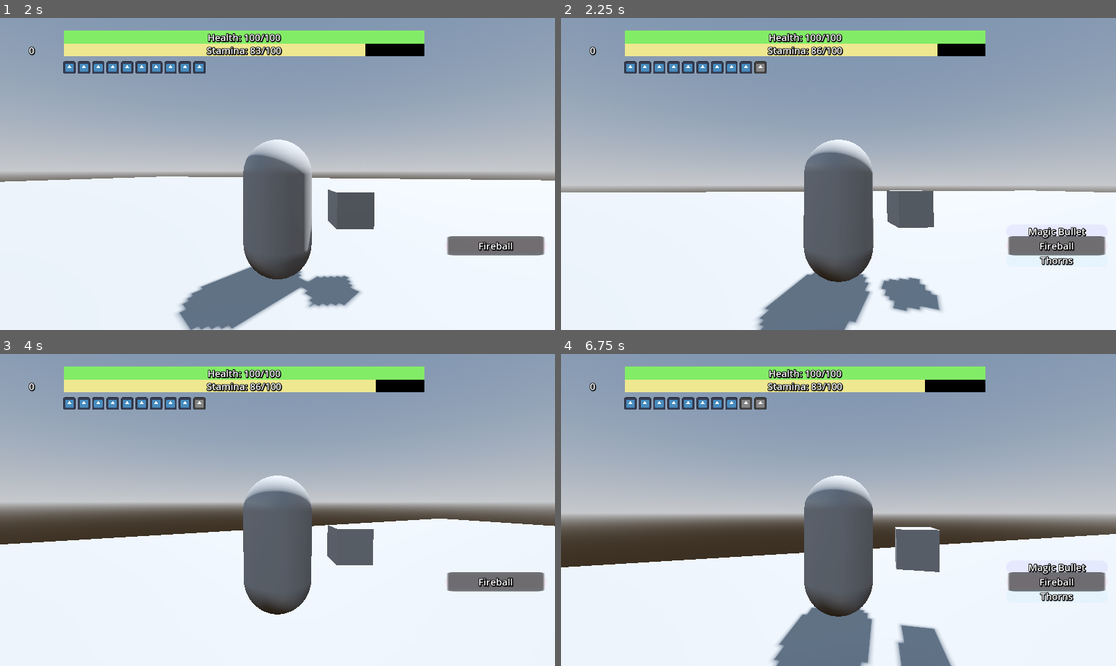
Above: before the commit, frames 1-4 (two rows, left to right).
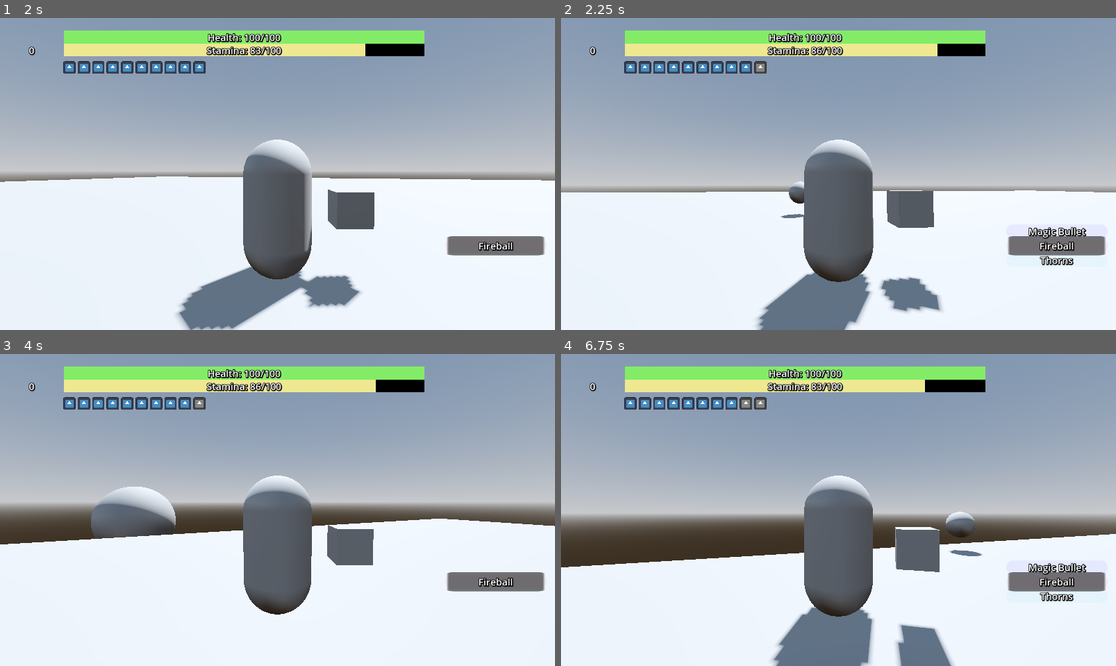
Above: after the commit, the same moments.

Repository: jalvarez2016/Crow-Shrine
Game: Godot game, scene res://World.tscn
Same seed, same stepped clock (60 frames per second), same inputs: the game is played once before the commit and once after it. The project has no main scene, so this scene is started directly. The engine's default icon, where the game draws it, is replaced by a stand-in: a white triangle on a blue panel in a dark square.
Inputs (mouse positions are in pixels of both pictures, inside the frame that each line leads up to):
- Up to frame 1 (2 s): tap Enter at 0.5 s; move the mouse to (305, 174) at 0.52 s; hold Tab (select) 0.53-1.28 s; hold W (forward) from 0.53 s (still down); tap Space (jump) at 0.77, 1.52 s; move the mouse to (249, 174) at 1.27 s; tap Ctrl (dodge) at 1.35 s; tap Tab (select) at 1.55 s
- Up to frame 2 (2.25 s): keep holding W (forward); move the mouse to (849, 167) at 2.02 s; hold Tab (select) from 2.03 s (still down); tap V (magic) at 2.1 s
- Up to frame 3 (4 s): keep holding W (forward); move the mouse to (271, 516) at 2.77 s; release Tab (select) at 2.78 s; tap Tab (select) at 2.85, 3.8 s; tap Space (jump) at 3.02, 3.77 s; move the mouse to (316, 513) at 3.52 s; hold Shift (sprint) from 3.53 s (still down)
- Up to frame 4 (6.75 s): move the mouse to (794, 506) at 4.27 s; release Shift (sprint) at 4.28 s; click (794, 506) at 4.35 s; tap Space (jump) at 4.52, 6.02 s; tap Tab (select) at 4.55, 6.05 s; move the mouse to (844, 510) at 5.02 s; hold Tab (select) 5.03-5.78 s; move the mouse to (816, 503) at 5.77 s; release W (forward) at 5.78 s; hold D (right) 5.78-6.53 s; tap Ctrl (dodge) at 5.85 s; move the mouse to (866, 510) at 6.52 s; hold W (forward) from 6.53 s (still down); hold Tab (select) from 6.53 s (still down); tap V (magic) at 6.6 s

Frame 1 is identical in both runs. In frame 2, 0.2% of the frame differs, in the area x 39-44%, y 52-65%; in frame 3, 1.7%, in the area x 16-32%, y 42-60%; in frame 4, 0.3%.
Error before the commit: Invalid call. Nonexistent function 'cast' in base 'Node2D'. (res://Player/Managers/SpellManager.gd:26)

Commit message:
add fireball spell

Diff:
--- a/Enemies/BaseEnemy.tscn
+++ b/Enemies/BaseEnemy.tscn
@@ -1,6 +1,7 @@
-[gd_scene load_steps=11 format=3 uid="uid://ch763sv7kbf5"]
+[gd_scene load_steps=12 format=3 uid="uid://ch763sv7kbf5"]
 
 [ext_resource type="Script" path="res://Enemies/BaseEnemy.gd" id="1_ycuag"]
+[ext_resource type="Script" path="res://Enemies/EnemyHitbox.gd" id="2_8ff0u"]
 
 [sub_resource type="CapsuleShape3D" id="CapsuleShape3D_rcf2r"]
 
@@ -106,7 +107,9 @@
 [node name="CollisionShape3D" type="CollisionShape3D" parent="StrikingArea"]
 shape = SubResource("SphereShape3D_hru8d")
 
-[node name="Hitbox" type="Area3D" parent="."]
+[node name="Hitbox" type="Area3D" parent="." node_paths=PackedStringArray("enemy") groups=["Enemy"]]
+script = ExtResource("2_8ff0u")
+enemy = NodePath("..")
 
 [node name="CollisionShape3D" type="CollisionShape3D" parent="Hitbox"]
 shape = SubResource("CapsuleShape3D_ey0fj")
--- /dev/null
+++ b/Enemies/EnemyHitbox.gd
@@ -0,0 +1,6 @@
+extends Area3D
+
+@export var enemy : CharacterBody3D
+
+func attacked(damage: float):
+	enemy.attacked(damage)
--- a/Player/Player.tscn
+++ b/Player/Player.tscn
@@ -196,7 +196,7 @@
 }
 
 [node name="SpellSpawnPosition" type="Marker3D" parent="MeshInstance3D"]
-transform = Transform3D(1, 0, 0, 0, 1, 0, 0, 0, 1, 0, 0, 1.04587)
+transform = Transform3D(1, 0, 0, 0, 1, 0, 0, 0, 1, 0, 0, 2.04587)
 
 [node name="Head" type="Node3D" parent="."]
 transform = Transform3D(1, 0, 0, 0, 1, 0, 0, 0, 1, 0, 0.5, 0)
--- a/Player/UI/Magic Selector/MagicSelectorUI.tscn
+++ b/Player/UI/Magic Selector/MagicSelectorUI.tscn
@@ -1,13 +1,14 @@
-[gd_scene load_steps=26 format=3 uid="uid://btdff8w6xtbnm"]
+[gd_scene load_steps=27 format=3 uid="uid://btdff8w6xtbnm"]
 
 [ext_resource type="Script" path="res://Player/UI/Magic Selector/MagicSelectorUI.gd" id="1_2yv1n"]
 [ext_resource type="Script" path="res://Player/Managers/SpellManager.gd" id="2_1y5jd"]
-[ext_resource type="PackedScene" uid="uid://b4riit7ksn7b1" path="res://Player/UI/Magic Selector/spell.tscn" id="2_hoc6i"]
 [ext_resource type="Script" path="res://Player/UI/Magic Selector/SpellTypes/Heal.gd" id="3_a5110"]
-[ext_resource type="PackedScene" uid="uid://xdol3wbn1mjt" path="res://Player/UI/Magic Selector/spell_bullet.tscn" id="3_ao2nq"]
-[ext_resource type="Script" path="res://Player/UI/Magic Selector/Spell_Bullets.gd" id="3_dsefn"]
+[ext_resource type="Script" path="res://Player/UI/Magic Selector/SpellBullets/Spell_Bullets.gd" id="3_texis"]
+[ext_resource type="PackedScene" uid="uid://xdol3wbn1mjt" path="res://Player/UI/Magic Selector/SpellBullets/spell_bullet.tscn" id="4_7xxsw"]
 [ext_resource type="Shader" path="res://Shaders/2dShaders/Greyout.gdshader" id="5_bjuky"]
+[ext_resource type="PackedScene" uid="uid://b4riit7ksn7b1" path="res://Player/UI/Magic Selector/Spell/spell.tscn" id="7_6kx6i"]
 [ext_resource type="Script" path="res://Player/UI/Magic Selector/SpellTypes/3D_Spell_Effects/Magic_Missle/Magic_Missle_Spawner.gd" id="8_rd0yl"]
+[ext_resource type="Script" path="res://Player/UI/Magic Selector/SpellTypes/3D_Spell_Effects/Fireball/FireBall_spawner.gd" id="9_vm0ms"]
 
 [sub_resource type="ShaderMaterial" id="ShaderMaterial_g72f8"]
 shader = ExtResource("5_bjuky")
@@ -107,29 +108,29 @@
 
 [node name="Spell_Bullets" type="Node2D" parent="SpellContainer"]
 position = Vector2(-55, 0)
-script = ExtResource("3_dsefn")
-
-[node name="Spell_Bullet" parent="SpellContainer/Spell_Bullets" instance=ExtResource("3_ao2nq")]
+script = ExtResource("3_texis")
+
+[node name="Spell_Bullet" parent="SpellContainer/Spell_Bullets" instance=ExtResource("4_7xxsw")]
 position = Vector2(-700, -370)
 
 [node name="Icon" parent="SpellContainer/Spell_Bullets/Spell_Bullet" index="0"]
 material = SubResource("ShaderMaterial_g72f8")
 
-[node name="Spell_Bullet2" parent="SpellContainer/Spell_Bullets" node_paths=PackedStringArray("bullet_icon") instance=ExtResource("3_ao2nq")]
+[node name="Spell_Bullet2" parent="SpellContainer/Spell_Bullets" node_paths=PackedStringArray("bullet_icon") instance=ExtResource("4_7xxsw")]
 position = Vector2(-670, -370)
 bullet_icon = NodePath("../Spell_Bullet/Icon")
 
 [node name="Icon" parent="SpellContainer/Spell_Bullets/Spell_Bullet2" index="0"]
 material = SubResource("ShaderMaterial_ho1s1")
 
-[node name="Spell_Bullet3" parent="SpellContainer/Spell_Bullets" node_paths=PackedStringArray("bullet_icon") instance=ExtResource("3_ao2nq")]
+[node name="Spell_Bullet3" parent="SpellContainer/Spell_Bullets" node_paths=PackedStringArray("bullet_icon") instance=ExtResource("4_7xxsw")]
 position = Vector2(-640, -370)
 bullet_icon = NodePath("../Spell_Bullet/Icon")
 
 [node name="Icon" parent="SpellContainer/Spell_Bullets/Spell_Bullet3" index="0"]
 material = SubResource("ShaderMaterial_chhj6")
 
-[node name="Spell_Bullet4" parent="SpellContainer/Spell_Bullets" node_paths=PackedStringArray("bullet_icon") instance=ExtResource("3_ao2nq")]
+[node name="Spell_Bullet4" parent="SpellContainer/Spell_Bullets" node_paths=PackedStringArray("bullet_icon") instance=ExtResource("4_7xxsw")]
 material = SubResource("ShaderMaterial_av582")
 position = Vector2(-610, -370)
 bullet_icon = NodePath("../Spell_Bullet/Icon")
@@ -137,7 +138,7 @@
 [node name="Icon" parent="SpellContainer/Spell_Bullets/Spell_Bullet4" index="0"]
 material = SubResource("ShaderMaterial_rcru2")
 
-[node name="Spell_Bullet5" parent="SpellContainer/Spell_Bullets" node_paths=PackedStringArray("bullet_icon") instance=ExtResource("3_ao2nq")]
+[node name="Spell_Bullet5" parent="SpellContainer/Spell_Bullets" node_paths=PackedStringArray("bullet_icon") instance=ExtResource("4_7xxsw")]
 material = SubResource("ShaderMaterial_52nnm")
 position = Vector2(-580, -370)
 bullet_icon = NodePath("../Spell_Bullet/Icon")
@@ -145,12 +146,12 @@
 [node name="Icon" parent="SpellContainer/Spell_Bullets/Spell_Bullet5" index="0"]
 material = SubResource("ShaderMaterial_xemhs")
 
-[node name="Spell_Bullet6" parent="SpellContainer/Spell_Bullets" node_paths=PackedStringArray("bullet_icon") instance=ExtResource("3_ao2nq")]
+[node name="Spell_Bullet6" parent="SpellContainer/Spell_Bullets" node_paths=PackedStringArray("bullet_icon") instance=ExtResource("4_7xxsw")]
 material = SubResource("ShaderMaterial_220yr")
 position = Vector2(-550, -370)
 bullet_icon = NodePath("../Spell_Bullet/Icon")
 
-[node name="Spell_Bullet7" parent="SpellContainer/Spell_Bullets" node_paths=PackedStringArray("bullet_icon") instance=ExtResource("3_ao2nq")]
+[node name="Spell_Bullet7" parent="SpellContainer/Spell_Bullets" node_paths=PackedStringArray("bullet_icon") instance=ExtResource("4_7xxsw")]
 material = SubResource("ShaderMaterial_220yr")
 position = Vector2(-520, -370)
 bullet_icon = NodePath("../Spell_Bullet/Icon")
@@ -158,7 +159,7 @@
 [node name="Icon" parent="SpellContainer/Spell_Bullets/Spell_Bullet7" index="0"]
 material = SubResource("ShaderMaterial_8vwu4")
 
-[node name="Spell_Bullet8" parent="SpellContainer/Spell_Bullets" node_paths=PackedStringArray("bullet_icon") instance=ExtResource("3_ao2nq")]
+[node name="Spell_Bullet8" parent="SpellContainer/Spell_Bullets" node_paths=PackedStringArray("bullet_icon") instance=ExtResource("4_7xxsw")]
 material = SubResource("ShaderMaterial_220yr")
 position = Vector2(-490, -370)
 bullet_icon = NodePath("../Spell_Bullet/Icon")
@@ -166,7 +167,7 @@
 [node name="Icon" parent="SpellContainer/Spell_Bullets/Spell_Bullet8" index="0"]
 material = SubResource("ShaderMaterial_xe860")
 
-[node name="Spell_Bullet9" parent="SpellContainer/Spell_Bullets" node_paths=PackedStringArray("bullet_icon") instance=ExtResource("3_ao2nq")]
+[node name="Spell_Bullet9" parent="SpellContainer/Spell_Bullets" node_paths=PackedStringArray("bullet_icon") instance=ExtResource("4_7xxsw")]
 material = SubResource("ShaderMaterial_220yr")
 position = Vector2(-460, -370)
 bullet_icon = NodePath("../Spell_Bullet/Icon")
@@ -174,7 +175,7 @@
 [node name="Icon" parent="SpellContainer/Spell_Bullets/Spell_Bullet9" index="0"]
 material = SubResource("ShaderMaterial_l2b5c")
 
-[node name="Spell_Bullet10" parent="SpellContainer/Spell_Bullets" node_paths=PackedStringArray("bullet_icon") instance=ExtResource("3_ao2nq")]
+[node name="Spell_Bullet10" parent="SpellContainer/Spell_Bullets" node_paths=PackedStringArray("bullet_icon") instance=ExtResource("4_7xxsw")]
 material = SubResource("ShaderMaterial_euyap")
 position = Vector2(-430, -370)
 bullet_icon = NodePath("../Spell_Bullet/Icon")
@@ -214,7 +215,7 @@
 amount = 20
 selector = NodePath("../..")
 
-[node name="Label" parent="SpellContainer/Heal" instance=ExtResource("2_hoc6i")]
+[node name="Label" parent="SpellContainer/Heal" instance=ExtResource("7_6kx6i")]
 anchors_preset = 8
 anchor_left = 0.5
 anchor_top = 0.5
@@ -236,7 +237,7 @@
 script = ExtResource("8_rd0yl")
 selector = NodePath("../..")
 
-[node name="Label" parent="SpellContainer/Magic Missle" instance=ExtResource("2_hoc6i")]
+[node name="Label" parent="SpellContainer/Magic Missle" instance=ExtResource("7_6kx6i")]
 anchors_preset = 8
 anchor_left = 0.5
 anchor_top = 0.5
@@ -254,10 +255,12 @@
 [node name="Panel" parent="SpellContainer/Magic Missle/Label" index="0"]
 theme_override_styles/panel = SubResource("StyleBoxFlat_cr5yf")
 
-[node name="FireBall" type="Node2D" parent="SpellContainer"]
+[node name="FireBall" type="Node2D" parent="SpellContainer" node_paths=PackedStringArray("selector")]
 visible = false
-
-[node name="Label" parent="SpellContainer/FireBall" instance=ExtResource("2_hoc6i")]
+script = ExtResource("9_vm0ms")
+selector = NodePath("../..")
+
+[node name="Label" parent="SpellContainer/FireBall" instance=ExtResource("7_6kx6i")]
 anchors_preset = 8
 anchor_left = 0.5
 anchor_top = 0.5
@@ -278,7 +281,7 @@
 [node name="Thorns" type="Node2D" parent="SpellContainer"]
 visible = false
 
-[node name="Label" parent="SpellContainer/Thorns" instance=ExtResource("2_hoc6i")]
+[node name="Label" parent="SpellContainer/Thorns" instance=ExtResource("7_6kx6i")]
 anchors_preset = 8
 anchor_left = 0.5
 anchor_top = 0.5
--- a/Player/UI/Magic Selector/spell.tscn
+++ b/Player/UI/Magic Selector/Spell/spell.tscn
@@ -1,7 +1,7 @@
 [gd_scene load_steps=4 format=3 uid="uid://b4riit7ksn7b1"]
 
 [ext_resource type="LabelSettings" uid="uid://t72nuuri0je5" path="res://Player/ProgressBars/BarText.tres" id="1_vjqf6"]
-[ext_resource type="Script" path="res://Player/UI/Magic Selector/Spell.gd" id="2_3hs4o"]
+[ext_resource type="Script" path="res://Player/UI/Magic Selector/Spell/Spell.gd" id="2_3hs4o"]
 
 [sub_resource type="StyleBoxFlat" id="StyleBoxFlat_djj2p"]
 bg_color = Color(0.0980392, 0.0980392, 0.0980392, 0.45098)
--- a/Player/UI/Magic Selector/spell_bullet.tscn
+++ b/Player/UI/Magic Selector/SpellBullets/spell_bullet.tscn
@@ -1,7 +1,7 @@
 [gd_scene load_steps=6 format=3 uid="uid://xdol3wbn1mjt"]
 
 [ext_resource type="Shader" path="res://Shaders/2dShaders/Greyout.gdshader" id="1_qj3f1"]
-[ext_resource type="Script" path="res://Player/UI/Magic Selector/Spell_Bullet.gd" id="2_0t050"]
+[ext_resource type="Script" path="res://Player/UI/Magic Selector/SpellBullets/Spell_Bullet.gd" id="2_0t050"]
 [ext_resource type="Texture2D" uid="uid://bgp5u0tkb0vqj" path="res://icon.svg" id="3_rcy6s"]
 
 [sub_resource type="ShaderMaterial" id="ShaderMaterial_sae6o"]
--- /dev/null
+++ b/Player/UI/Magic Selector/SpellTypes/3D_Spell_Effects/Explosion/Explosion.gd
@@ -0,0 +1,16 @@
+extends Node3D
+
+@export var damage: float = 50
+# Called when the node enters the scene tree for the first time.
+func _ready():
+	$AnimationPlayer.play("Explosion")
+
+
+
+func _on_entity_entered(area):
+	var canDamage = area.is_in_group("Player") || area.is_in_group("Enemy")
+	if canDamage:
+		area.attacked(damage)
+
+func done_exploding():
+	queue_free()
--- /dev/null
+++ b/Player/UI/Magic Selector/SpellTypes/3D_Spell_Effects/Explosion/Explosion.tscn
@@ -0,0 +1,130 @@
+[gd_scene load_steps=7 format=3 uid="uid://y8svemcvkxsc"]
+
+[ext_resource type="Script" path="res://Player/UI/Magic Selector/SpellTypes/3D_Spell_Effects/Explosion/Explosion.gd" id="1_kxwjn"]
+
+[sub_resource type="SphereShape3D" id="SphereShape3D_b6sk5"]
+radius = 0.1
+
+[sub_resource type="SphereMesh" id="SphereMesh_yckkj"]
+radius = 0.1
+height = 0.1
+
+[sub_resource type="Animation" id="Animation_vsiun"]
+resource_name = "Explosion"
+step = 0.05
+tracks/0/type = "value"
+tracks/0/imported = false
+tracks/0/enabled = true
+tracks/0/path = NodePath("Area3D/CollisionShape3D:shape:radius")
+tracks/0/interp = 1
+tracks/0/loop_wrap = true
+tracks/0/keys = {
+"times": PackedFloat32Array(0, 0.6, 0.75),
+"transitions": PackedFloat32Array(1, 1, 1),
+"update": 0,
+"values": [0.4, 0.1, 5.0]
+}
+tracks/1/type = "value"
+tracks/1/imported = false
+tracks/1/enabled = true
+tracks/1/path = NodePath("Area3D/MeshInstance3D:mesh:radius")
+tracks/1/interp = 1
+tracks/1/loop_wrap = true
+tracks/1/keys = {
+"times": PackedFloat32Array(0, 0.6, 0.75),
+"transitions": PackedFloat32Array(1, 1, 1),
+"update": 0,
+"values": [0.4, 0.1, 5.0]
+}
+tracks/2/type = "value"
+tracks/2/imported = false
+tracks/2/enabled = true
+tracks/2/path = NodePath("Area3D/MeshInstance3D:mesh:height")
+tracks/2/interp = 1
+tracks/2/loop_wrap = true
+tracks/2/keys = {
+"times": PackedFloat32Array(0, 0.6, 0.75),
+"transitions": PackedFloat32Array(1, 1, 1),
+"update": 0,
+"values": [0.8, 0.2, 10.0]
+}
+tracks/3/type = "method"
+tracks/3/imported = false
+tracks/3/enabled = true
+tracks/3/path = NodePath(".")
+tracks/3/interp = 1
+tracks/3/loop_wrap = true
+tracks/3/keys = {
+"times": PackedFloat32Array(1),
+"transitions": PackedFloat32Array(1),
+"values": [{
+"args": [],
+"method": &"done_exploding"
+}]
+}
+
+[sub_resource type="Animation" id="Animation_51aiu"]
+length = 0.001
+tracks/0/type = "value"
+tracks/0/imported = false
+tracks/0/enabled = true
+tracks/0/path = NodePath("Area3D/CollisionShape3D:shape:radius")
+tracks/0/interp = 1
+tracks/0/loop_wrap = true
+tracks/0/keys = {
+"times": PackedFloat32Array(0),
+"transitions": PackedFloat32Array(1),
+"update": 0,
+"values": [0.1]
+}
+tracks/1/type = "value"
+tracks/1/imported = false
+tracks/1/enabled = true
+tracks/1/path = NodePath("Area3D/MeshInstance3D:mesh:radius")
+tracks/1/interp = 1
+tracks/1/loop_wrap = true
+tracks/1/keys = {
+"times": PackedFloat32Array(0),
+"transitions": PackedFloat32Array(1),
+"update": 0,
+"values": [0.1]
+}
+tracks/2/type = "value"
+tracks/2/imported = false
+tracks/2/enabled = true
+tracks/2/path = NodePath("Area3D/MeshInstance3D:mesh:height")
+tracks/2/interp = 1
+tracks/2/loop_wrap = true
+tracks/2/keys = {
+"times": PackedFloat32Array(0),
+"transitions": PackedFloat32Array(1),
+"update": 0,
+"values": [0.1]
+}
+
+[sub_resource type="AnimationLibrary" id="AnimationLibrary_h0fra"]
+_data = {
+"Explosion": SubResource("Animation_vsiun"),
+"RESET": SubResource("Animation_51aiu")
+}
+
+[node name="Explosion" type="Node3D"]
+script = ExtResource("1_kxwjn")
+
+[node name="Area3D" type="Area3D" parent="."]
+
+[node name="CollisionShape3D" type="CollisionShape3D" parent="Area3D"]
+shape = SubResource("SphereShape3D_b6sk5")
+
+[node name="MeshInstance3D" type="MeshInstance3D" parent="Area3D"]
+mesh = SubResource("SphereMesh_yckkj")
+
+[node name="Timer" type="Timer" parent="."]
+
+[node name="AnimationPlayer" type="AnimationPlayer" parent="."]
+libraries = {
+"": SubResource("AnimationLibrary_h0fra")
+}
+autoplay = "Explosion"
+
+[connection signal="area_entered" from="Area3D" to="." method="_on_entity_entered"]
--- /dev/null
+++ b/Player/UI/Magic Selector/SpellTypes/3D_Spell_Effects/Fireball/FireBall.tscn
@@ -0,0 +1,35 @@
+[gd_scene load_steps=6 format=3 uid="uid://c42yqkp4xvxxe"]
+
+[ext_resource type="Script" path="res://Player/UI/Magic Selector/SpellTypes/3D_Spell_Effects/Fireball/Fireball.gd" id="1_4bnxg"]
+
+[sub_resource type="SphereMesh" id="SphereMesh_ih14y"]
+
+[sub_resource type="SphereShape3D" id="SphereShape3D_uv8yn"]
+
+[sub_resource type="Animation" id="Animation_xkh3d"]
+resource_name = "firing"
+
+[sub_resource type="AnimationLibrary" id="AnimationLibrary_pfchs"]
+_data = {
+"firing": SubResource("Animation_xkh3d")
+}
+
+[node name="Area3D" type="Area3D"]
+script = ExtResource("1_4bnxg")
+
+[node name="MeshInstance3D" type="MeshInstance3D" parent="."]
+mesh = SubResource("SphereMesh_ih14y")
+
+[node name="CollisionShape3D" type="CollisionShape3D" parent="."]
+shape = SubResource("SphereShape3D_uv8yn")
+
+[node name="Explode" type="Timer" parent="."]
+
+[node name="AnimationPlayer" type="AnimationPlayer" parent="."]
+root_node = NodePath("../Explode")
+libraries = {
+"": SubResource("AnimationLibrary_pfchs")
+}
+
+[connection signal="area_entered" from="." to="." method="_on_area_entered"]
+[connection signal="timeout" from="Explode" to="." method="_on_explode_timeout"]
--- /dev/null
+++ b/Player/UI/Magic Selector/SpellTypes/3D_Spell_Effects/Fireball/FireBall_spawner.gd
@@ -0,0 +1,15 @@
+extends Node2D
+
+@export var amount : int
+@export var selector : Magic_Selector
+var fireball = preload("res://Player/UI/Magic Selector/SpellTypes/3D_Spell_Effects/Fireball/FireBall.tscn")
+
+func cast():
+	var root = get_tree().get_root().get_node("World")
+	var fireball_instance = fireball.instantiate()
+	fireball_instance.position = selector.spell_spawn_position.global_position
+	var player = selector.player
+	var mesh = player.get_node("MeshInstance3D")
+	fireball_instance.rotation.y = mesh.rotation.y
+	root.add_child(fireball_instance)
+	pass
--- /dev/null
+++ b/Player/UI/Magic Selector/SpellTypes/3D_Spell_Effects/Fireball/Fireball.gd
@@ -0,0 +1,28 @@
+extends Area3D
+
+@export var damage: float = 25
+@export var speed: float = 0.8
+var explosion = preload("res://Player/UI/Magic Selector/SpellTypes/3D_Spell_Effects/Explosion/Explosion.tscn")
+
+
+func _ready():
+	$Explode.start()
+
+func _process(_delta):
+	global_position = Vector3(global_position.x, global_position.y, global_position.z) + (global_transform.basis.z * speed)
+
+
+func _on_area_entered(area):
+	explode()
+	queue_free()
+
+
+func _on_explode_timeout():
+	explode()
+	queue_free()
+
+func explode():
+	var root = get_tree().get_root().get_node("World")
+	var explosion_instance = explosion.instantiate()
+	explosion_instance.position = global_position
+	root.add_child(explosion_instance)
--- a/project.godot
+++ b/project.godot
@@ -13,6 +13,10 @@
 config/name="Crow-shrine"
 config/features=PackedStringArray("4.2", "Forward Plus")
 config/icon="res://icon.svg"
+
+[editor]
+
+movie_writer/movie_file="D:/Recordings/CrowShrine/Fireball.avi"
 
 [input]
 
Renamed: Player/UI/Magic Selector/Spell.gd -> Player/UI/Magic Selector/Spell/Spell.gd
Renamed: Player/UI/Magic Selector/Spell_Bullet.gd -> Player/UI/Magic Selector/SpellBullets/Spell_Bullet.gd
Renamed: Player/UI/Magic Selector/Spell_Bullets.gd -> Player/UI/Magic Selector/SpellBullets/Spell_Bullets.gd
